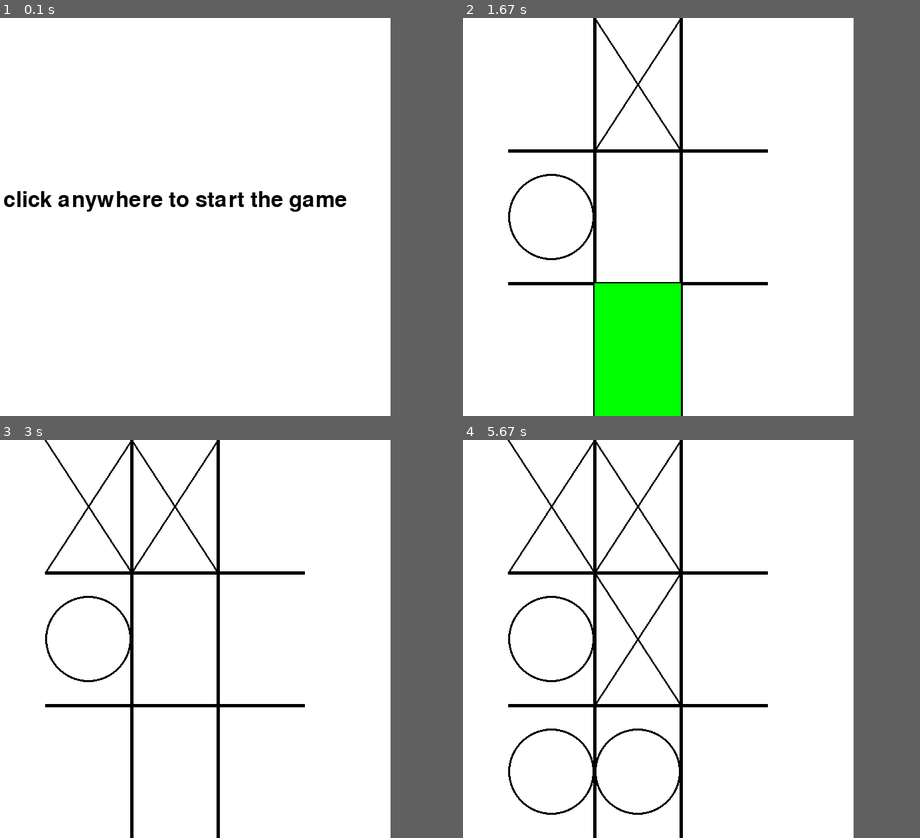
Above: before the commit, frames 1-4 (two rows, left to right).
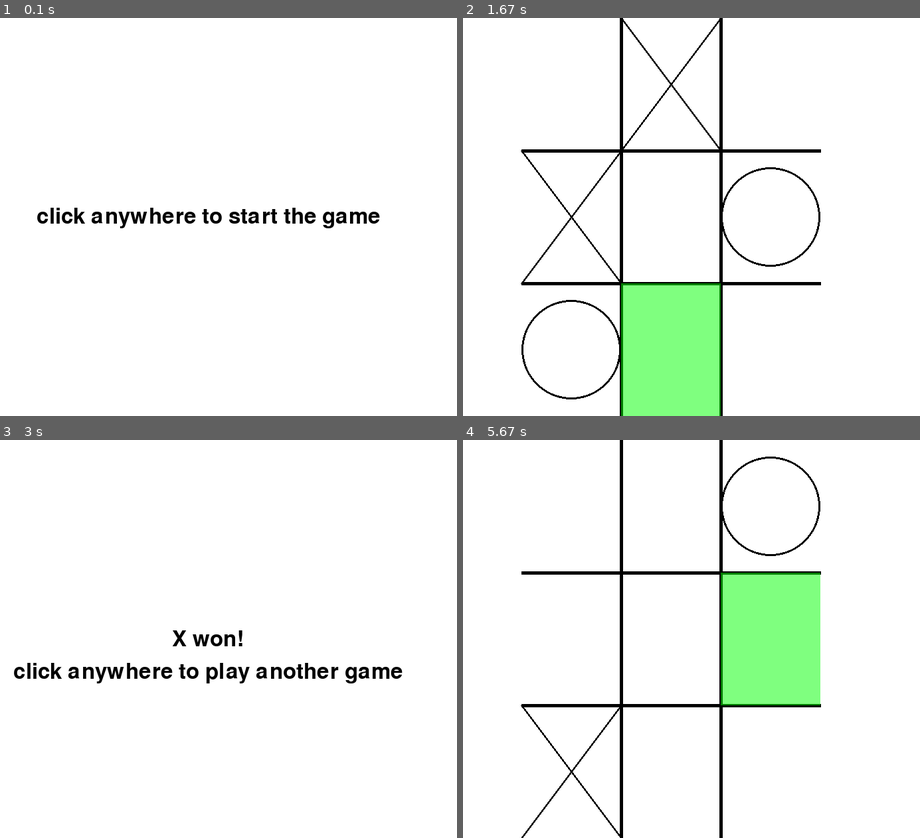
Above: after the commit, the same moments.

Repository: jerukan/tictactoePygame
Game: pygame game, started from src/main.py
Same seed, same stepped clock (60 frames per second), same inputs: the game is played once before the commit and once after it.
Inputs (mouse positions are in pixels of both pictures, inside the frame that each line leads up to):
- Up to frame 1 (0.1 s): no input
- Up to frame 2 (1.67 s): press the mouse at (769, 85) at 0.37 s; move the mouse to (709, 97) at 0.47 s; release the mouse at (650, 109) at 0.6 s; press the mouse at (668, 85) at 0.7 s; move the mouse to (581, 209) at 0.8 s; release the mouse at (494, 332) at 0.93 s; press the mouse at (668, 85) at 1.03 s; move the mouse to (618, 117) at 1.13 s; release the mouse at (568, 153) at 1.27 s; press the mouse at (572, 217) at 1.37 s; move the mouse to (613, 288) at 1.47 s; release the mouse at (659, 360) at 1.6 s
- Up to frame 3 (3 s): press the mouse at (109, 639) at 1.7 s; move the mouse to (63, 635) at 1.8 s; release the mouse at (22, 627) at 1.93 s; press the mouse at (109, 507) at 2.03 s; move the mouse to (228, 642) at 2.13 s; release the mouse at (347, 782) at 2.27 s; press the mouse at (109, 507) at 2.37 s; move the mouse to (219, 555) at 2.47 s; release the mouse at (333, 603) at 2.6 s; press the mouse at (306, 507) at 2.7 s; move the mouse to (205, 591) at 2.8 s; release the mouse at (105, 670) at 2.93 s
- Up to frame 4 (5.67 s): press the mouse at (572, 507) at 3.03 s; move the mouse to (545, 575) at 3.13 s; release the mouse at (522, 642) at 3.27 s; press the mouse at (668, 770) at 3.37 s; move the mouse to (627, 766) at 3.47 s; release the mouse at (586, 766) at 3.6 s; press the mouse at (668, 770) at 3.7 s; move the mouse to (700, 734) at 3.8 s; release the mouse at (728, 694) at 3.93 s; press the mouse at (668, 639) at 4.03 s; move the mouse to (600, 575) at 4.13 s; release the mouse at (531, 511) at 4.27 s; press the mouse at (668, 507) at 4.37 s; move the mouse to (755, 499) at 4.47 s; release the mouse at (837, 495) at 4.6 s; press the mouse at (769, 639) at 4.7 s; move the mouse to (801, 666) at 4.8 s; release the mouse at (833, 698) at 4.93 s; press the mouse at (668, 770) at 5.03 s; move the mouse to (746, 686) at 5.13 s; release the mouse at (819, 599) at 5.27 s; press the mouse at (572, 770) at 5.37 s; move the mouse to (691, 686) at 5.47 s; release the mouse at (814, 603) at 5.6 s
In our replay, the window is 650x600 before the commit and 750x600 after it. These sizes can differ from the game's own. Grey fills any space a smaller window leaves; there, only what the larger window draws over its background counts as a difference.

The runs differ from the first frame. In frame 1, 2.7% of the frame differs, in the area x 0-84%, y 43-53%; in frame 2, 13%, in the area x 9-79%, y 0-100%; in frame 3, 4.9%; in frame 4, 12%.

Commit message:
Added a slightly retarded AI

Diff:
--- a/src/main.py
+++ b/src/main.py
@@ -1,7 +1,7 @@
-import pygame
-from window import Window
-from board import Board
-from game import Game
+import pygame, time
+
+from util import *
+from players import *
 
 surface = Window()
 board = Board()
@@ -11,7 +11,7 @@
 
 CLOCK = pygame.time.Clock()
 
-players = ["X", "O"]
+players = [Player(), Computerai()]
 
 
 def run():
@@ -26,24 +26,13 @@
 
         while playing:
 
-            for symbol in players:
-                game.clickPos = (-1, -1)
-                board.displayBoard()
-                board.updateBoard()
+            for playa in players:
 
-                while not game.isClicked():
-                    game.getEvent()
-                    board.displayBoard()
-                    board.updateBoard()
-                    board.highlightTile(board.checkMousePosition(game.mousePos))
-                    game.clicked = board.checkClick(game.clickPos, symbol)
-                    pygame.display.update()
-                game.clicked = False  # to prevent the game from freezing
-                board.updateBoard()
+                playa.playTurn(board, game)
 
-                if game.checkWinner(board.board, symbol):
+                if game.checkWinner(board.board, playa.SYMBOL):
                     playing = False
-                    surface.displayWinner(symbol)
+                    surface.displayWinner(playa.SYMBOL)
                     break
                 elif game.checkTie(board.board):
                     playing = False
--- /dev/null
+++ b/src/players/__init__.py
@@ -0,0 +1,2 @@
+from .player import Player
+from .computerai import Computerai
--- /dev/null
+++ b/src/players/computerai.py
@@ -0,0 +1,57 @@
+import pygame, copy
+from util import *
+from players.player import Player
+
+class Computerai():
+
+    SYMBOL = 'O'
+
+    def playTurn(self, board, game):
+
+        boardCopy = copy.deepcopy(board.board)
+
+        #first checks if it can win next turn
+        for y in range(0, len(boardCopy)):
+            for x in range(0, len(boardCopy[y])):
+                if board.isClickable(boardCopy[y][x]):
+                    boardCopy[y][x] = self.SYMBOL
+                    if game.checkWinner(boardCopy, self.SYMBOL):
+                        board.board[y][x] = self.SYMBOL
+                        board.updateBoard()
+                        pygame.display.update()
+                        return
+
+        #then checks if the player will win next turn and block it
+        for y in range(0, len(boardCopy)):
+            for x in range(0, len(boardCopy[y])):
+                if board.isClickable(boardCopy[y][x]):
+                    boardCopy[y][x] = Player.SYMBOL
+                    if game.checkWinner(boardCopy, Player.SYMBOL):
+                        board.board[y][x] = self.SYMBOL
+                        board.updateBoard()
+                        pygame.display.update()
+                        return
+
+        #take the corners
+        choice = board.randomMoveFromList([[0, 0], [0, 2], [2, 0], [2, 2]])
+        if choice is not None:
+            board.board[choice[0]][choice[1]] = self.SYMBOL
+            board.updateBoard()
+            pygame.display.update()
+            return
+
+        #take the center
+        if board.isClickable(board.board[1][1]):
+            board.board[1][1] = self.SYMBOL
+            board.updateBoard()
+            pygame.display.update()
+            return
+
+        #take a side
+        choice = board.randomMoveFromList([[0, 1], [1, 2], [2, 1], [1, 0]])
+        if choice is not None:
+            if choice is not None:
+                board.board[choice[0]][choice[1]] = self.SYMBOL
+                board.updateBoard()
+                pygame.display.update()
+                return
--- /dev/null
+++ b/src/players/player.py
@@ -0,0 +1,20 @@
+import pygame
+
+class Player:
+
+    SYMBOL = 'X'
+
+    def playTurn(self, board, game):
+        game.clickPos = (-1, -1)
+        board.displayBoard()
+        board.updateBoard()
+
+        while not game.isClicked():
+            game.getEvent()
+            board.displayBoard()
+            board.updateBoard()
+            board.highlightTile(board.checkMousePosition(game.mousePos))
+            game.clicked = board.checkClick(game.clickPos, self.SYMBOL)
+            pygame.display.update()
+        game.clicked = False  # to prevent the game from freezing
+        board.updateBoard()
--- /dev/null
+++ b/src/util/__init__.py
@@ -0,0 +1,4 @@
+from .board import Board
+from .color import Color
+from .game import Game
+from .window import Window
--- a/src/board.py
+++ b/src/util/board.py
@@ -1,8 +1,10 @@
-import pygame
-from color import Color
-from window import Window
-from game import Game
+import pygame, random
+
 from shapes import *
+from util.color import Color
+from util.game import Game
+from util.window import Window
+
 
 class Board:
 
@@ -59,13 +61,15 @@
                 if self.boardTiles[y][x].collidepoint(mousePos):
                     if self.isClickable(self.board[y][x]):
                         return self.boardTiles[y][x]
-
         return None
 
     def highlightTile(self, tile):
         if tile is None:
             return
-        pygame.draw.rect(Window.DISPLAYSURF, Color.GREEN, tile)
+        highlightSurface = pygame.Surface((tile.width, tile.height))
+        highlightSurface = highlightSurface.convert_alpha()
+        highlightSurface.fill(Color.GREEN)
+        Window.DISPLAYSURF.blit(highlightSurface, tile.topleft)
 
     def updateBoard(self):
         for y in range(0, len(self.board)):
@@ -86,3 +90,11 @@
             return True
         else:
             return False
+
+    def randomMoveFromList(self, theList):
+        possibleMoves = []
+        for i in theList:
+            if self.isClickable(self.board[i[0]][i[1]]):
+                possibleMoves.append(i)
+
+        return random.choice(possibleMoves)
--- a/src/color.py
+++ b/src/util/color.py
@@ -2,4 +2,4 @@
 class Color:
     WHITE = (255, 255, 255)
     BLACK = (0, 0, 0)
-    GREEN = (0, 255, 0)
+    GREEN = (0, 255, 0, 128)
--- a/src/window.py
+++ b/src/util/window.py
@@ -1,12 +1,14 @@
 import pygame
 from pygame.locals import *
-from color import Color
+
+from util.color import Color
+
 
 class Window:
 
     pygame.init()
 
-    WINDOWWIDTH = 650
+    WINDOWWIDTH = 750
     WINDOWHEIGHT = 600
 
     DISPLAYSURF = pygame.display.set_mode((WINDOWWIDTH, WINDOWHEIGHT))
@@ -26,20 +28,19 @@
         textRect.center = (x, y)
         self.DISPLAYSURF.blit(textObj, textRect)
 
-
     def displayMenu(self):
         self.displayWindow()
-        self.drawText("click anywhere to start the game", 325, 275)
+        self.drawText("click anywhere to start the game", int(self.WINDOWWIDTH / 2), int(self.WINDOWHEIGHT / 2))
         pygame.display.update()
 
     def displayWinner(self, winner):
         self.displayWindow()
-        self.drawText(winner + " won!", 325, 200)
-        self.drawText("click anywhere to play another game", 325, 300)
+        self.drawText(winner + " won!", int(self.WINDOWWIDTH / 2), int(self.WINDOWHEIGHT / 2))
+        self.drawText("click anywhere to play another game", int(self.WINDOWWIDTH / 2), int(self.WINDOWHEIGHT / 2) + 50)
         pygame.display.update()
 
     def displayTie(self):
         self.displayWindow()
-        self.drawText("there was a tie. no one won", 325, 200)
-        self.drawText("click anywhere to play another game", 325, 300)
+        self.drawText("there was a tie. no one won", int(self.WINDOWWIDTH / 2), int(self.WINDOWHEIGHT / 2))
+        self.drawText("click anywhere to play another game", int(self.WINDOWWIDTH / 2), int(self.WINDOWHEIGHT / 2) + 50)
         pygame.display.update()
Renamed: src/game.py -> src/util/game.py
